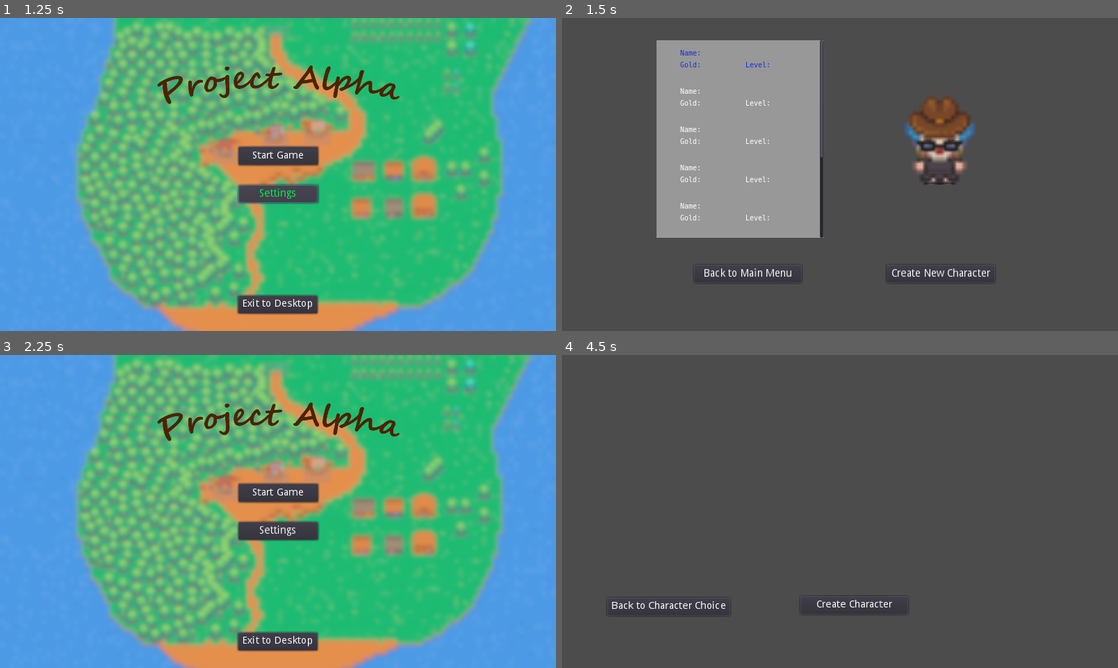
Above: before the commit, frames 1-4 (two rows, left to right).
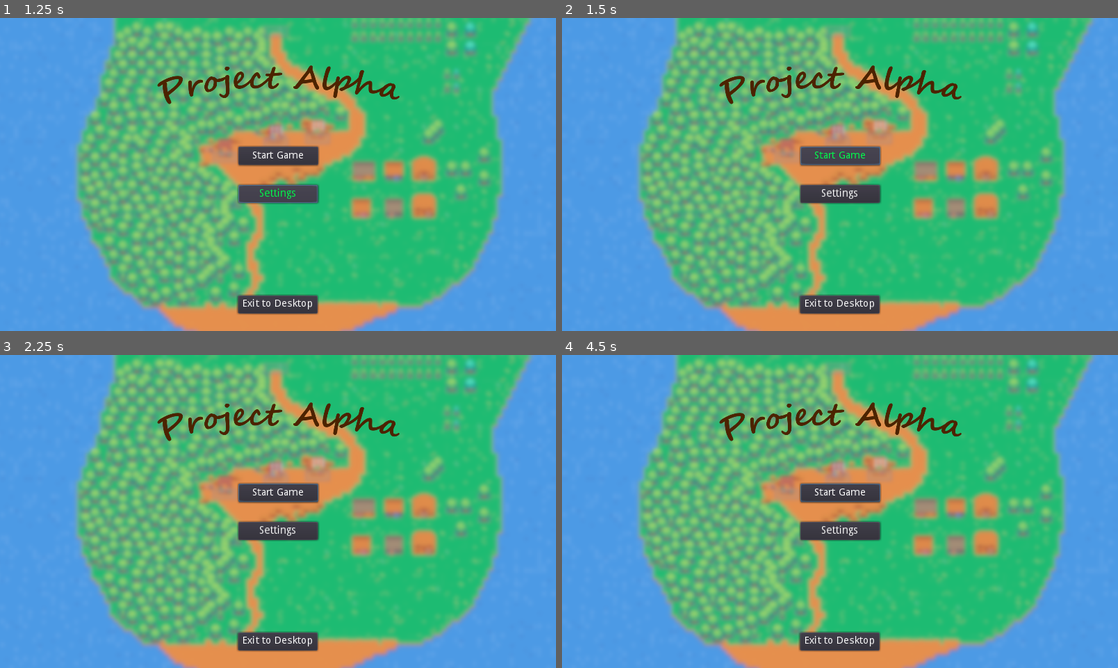
Above: after the commit, the same moments.

Repository: jensbeh/project-se-kassel-project-alpha
Game: Godot game, scene res://scenes/SceneManager.tscn
The game is run twice, just before and just after one commit, with the same random seed, the same clock (stepped at 60 frames per second) and the same inputs.
Inputs (mouse positions are in pixels of both pictures, inside the frame that each line leads up to):
- Up to frame 1 (1.25 s): click "Settings" at 0.5 s
- Up to frame 2 (1.5 s): click "Start Game" at 1.25 s
- Up to frame 3 (2.25 s): click (183, 611) at 2 s, where only the run before the commit has a clickable "Back to Main Menu"
- Up to frame 4 (4.5 s): click "Settings" at 2.75 s; click "Start Game" at 3.5 s; click (940, 611) at 4.25 s, where only the run before the commit has a clickable "Create New Character"

Frame 1 is identical in both runs. In frame 2, 98% of the frame differs, in the area x 0-100%, y 0-100%; in frame 3, less than 0.1%; in frame 4, 98%.

Commit message:
fix: removed some stuff

Diff:
--- a/scenes/CharacterScreen.gd
+++ /dev/null
@@ -1,47 +0,0 @@
-extends Node2D ## TODO: Load Character and show, Create List Items with Font
-
-var selected_character = 0
-onready var list = $ScrollContainer/MarginContainer/CharacterList
-onready var scroll = $ScrollContainer
-
-func _ready():
-	change_menu_color()
-
-func change_menu_color():
-	if list.get_child_count() != 0:
-		list.get_child(selected_character).get_child(0).modulate = Color(0.07, 0.19, 0.86, 1)
-		list.get_child(selected_character).get_child(1).get_child(0).modulate = Color(0.07, 0.19, 0.86, 1)
-		list.get_child(selected_character).get_child(1).get_child(1).modulate = Color(0.07, 0.19, 0.86, 1)
-
-func unchange_menu_color():
-	if list.get_child_count() != 0:
-		list.get_child(selected_character).get_child(0).modulate = Color(1, 1, 1, 1)
-		list.get_child(selected_character).get_child(1).get_child(0).modulate = Color(1, 1, 1, 1)
-		list.get_child(selected_character).get_child(1).get_child(1).modulate = Color(1, 1, 1, 1)
-
-func _on_Back_pressed():
-	get_tree().change_scene("res://scenes/MainMenuScreen.tscn")
-
-func _on_Create_Character_pressed():
-	get_tree().change_scene("res://scenes/CreateCharacter.tscn")
-
-func _input(event):
-	if Input.is_action_just_pressed("ui_down"):
-		unchange_menu_color()
-		if selected_character < list.get_child_count()-1:
-			selected_character = selected_character + 1
-			scroll.set_v_scroll(scroll.get_v_scroll()+70)
-		else:
-			selected_character = list.get_child_count() -1
-		change_menu_color()
-	elif Input.is_action_just_pressed("ui_up"):
-		unchange_menu_color()
-		if selected_character > 0:
-			selected_character = selected_character - 1
-			scroll.set_v_scroll(scroll.get_v_scroll()-70)
-		else:
-			selected_character = 0
-		change_menu_color()
-	elif Input.is_action_just_pressed("enter"):
-		# Choose the Selected Character
-		pass
--- a/scenes/CharacterScreen.tscn
+++ /dev/null
@@ -1,393 +0,0 @@
-[gd_scene load_steps=8 format=2]
-
-[ext_resource path="res://scenes/CharacterScreen.gd" type="Script" id=1]
-[ext_resource path="res://scenes/player/Player.tscn" type="PackedScene" id=2]
-[ext_resource path="res://assets/Hack_Regular.ttf" type="DynamicFontData" id=3]
-
-[sub_resource type="StyleBoxFlat" id=1]
-
-[sub_resource type="DynamicFont" id=4]
-size = 25
-font_data = ExtResource( 3 )
-
-[sub_resource type="Environment" id=2]
-background_mode = 1
-background_color = Color( 0.92549, 0.862745, 0.862745, 1 )
-ambient_light_color = Color( 0.639216, 0.254902, 0.254902, 1 )
-
-[sub_resource type="World" id=3]
-environment = SubResource( 2 )
-
-[node name="CharacterScreen" type="Node2D"]
-script = ExtResource( 1 )
-
-[node name="Create Character" type="Button" parent="."]
-margin_left = 1122.0
-margin_top = 852.0
-margin_right = 1271.0
-margin_bottom = 877.0
-rect_scale = Vector2( 2.5, 2.5 )
-custom_colors/font_color_focus = Color( 1, 1, 1, 1 )
-custom_colors/font_color = Color( 1, 1, 1, 1 )
-custom_colors/font_color_hover = Color( 0, 1, 0.298039, 1 )
-custom_colors/font_color_pressed = Color( 0, 1, 0.298039, 1 )
-text = "Create New Character"
-
-[node name="Back" type="Button" parent="."]
-margin_left = 456.0
-margin_top = 852.0
-margin_right = 605.0
-margin_bottom = 877.0
-rect_scale = Vector2( 2.5, 2.5 )
-custom_colors/font_color_focus = Color( 1, 1, 1, 1 )
-custom_colors/font_color = Color( 1, 1, 1, 1 )
-custom_colors/font_color_hover = Color( 0, 1, 0.298039, 1 )
-custom_colors/font_color_pressed = Color( 0, 1, 0.298039, 1 )
-text = "Back to Main Menu"
-
-[node name="ScrollContainer" type="ScrollContainer" parent="."]
-margin_left = 327.0
-margin_top = 77.0
-margin_right = 903.0
-margin_bottom = 758.0
-custom_styles/bg = SubResource( 1 )
-
-[node name="MarginContainer" type="MarginContainer" parent="ScrollContainer"]
-margin_right = 564.0
-margin_bottom = 1140.0
-size_flags_horizontal = 3
-size_flags_vertical = 3
-custom_constants/margin_right = 80
-custom_constants/margin_top = 30
-custom_constants/margin_left = 80
-
-[node name="CharacterList" type="VBoxContainer" parent="ScrollContainer/MarginContainer"]
-margin_left = 80.0
-margin_top = 30.0
-margin_right = 484.0
-margin_bottom = 1140.0
-custom_constants/separation = 60
-alignment = 1
-
-[node name="VBoxContainer" type="VBoxContainer" parent="ScrollContainer/MarginContainer/CharacterList"]
-margin_right = 404.0
-margin_bottom = 70.0
-custom_constants/separation = 10
-alignment = 1
-
-[node name="Name" type="Label" parent="ScrollContainer/MarginContainer/CharacterList/VBoxContainer"]
-margin_right = 404.0
-margin_bottom = 30.0
-custom_fonts/font = SubResource( 4 )
-text = "Name: "
-
-[node name="HBoxContainer" type="HBoxContainer" parent="ScrollContainer/MarginContainer/CharacterList/VBoxContainer"]
-margin_top = 40.0
-margin_right = 404.0
-margin_bottom = 70.0
-custom_constants/separation = 50
-
-[node name="Gold" type="Label" parent="ScrollContainer/MarginContainer/CharacterList/VBoxContainer/HBoxContainer"]
-margin_right = 177.0
-margin_bottom = 30.0
-size_flags_horizontal = 3
-custom_fonts/font = SubResource( 4 )
-text = "Gold: "
-
-[node name="Level" type="Label" parent="ScrollContainer/MarginContainer/CharacterList/VBoxContainer/HBoxContainer"]
-margin_left = 227.0
-margin_right = 404.0
-margin_bottom = 30.0
-size_flags_horizontal = 3
-custom_fonts/font = SubResource( 4 )
-text = "Level: "
-
-[node name="VBoxContainer2" type="VBoxContainer" parent="ScrollContainer/MarginContainer/CharacterList"]
-margin_top = 130.0
-margin_right = 404.0
-margin_bottom = 200.0
-custom_constants/separation = 10
-alignment = 1
-
-[node name="Name" type="Label" parent="ScrollContainer/MarginContainer/CharacterList/VBoxContainer2"]
-margin_right = 404.0
-margin_bottom = 30.0
-custom_fonts/font = SubResource( 4 )
-text = "Name: "
-
-[node name="HBoxContainer" type="HBoxContainer" parent="ScrollContainer/MarginContainer/CharacterList/VBoxContainer2"]
-margin_top = 40.0
-margin_right = 404.0
-margin_bottom = 70.0
-custom_constants/separation = 50
-
-[node name="Gold" type="Label" parent="ScrollContainer/MarginContainer/CharacterList/VBoxContainer2/HBoxContainer"]
-margin_right = 177.0
-margin_bottom = 30.0
-size_flags_horizontal = 3
-custom_fonts/font = SubResource( 4 )
-text = "Gold: "
-
-[node name="Level" type="Label" parent="ScrollContainer/MarginContainer/CharacterList/VBoxContainer2/HBoxContainer"]
-margin_left = 227.0
-margin_right = 404.0
-margin_bottom = 30.0
-size_flags_horizontal = 3
-custom_fonts/font = SubResource( 4 )
-text = "Level: "
-
-[node name="VBoxContainer3" type="VBoxContainer" parent="ScrollContainer/MarginContainer/CharacterList"]
-margin_top = 260.0
-margin_right = 404.0
-margin_bottom = 330.0
-custom_constants/separation = 10
-alignment = 1
-
-[node name="Name" type="Label" parent="ScrollContainer/MarginContainer/CharacterList/VBoxContainer3"]
-margin_right = 404.0
-margin_bottom = 30.0
-custom_fonts/font = SubResource( 4 )
-text = "Name: "
-
-[node name="HBoxContainer" type="HBoxContainer" parent="ScrollContainer/MarginContainer/CharacterList/VBoxContainer3"]
-margin_top = 40.0
-margin_right = 404.0
-margin_bottom = 70.0
-custom_constants/separation = 50
-
-[node name="Gold" type="Label" parent="ScrollContainer/MarginContainer/CharacterList/VBoxContainer3/HBoxContainer"]
-margin_right = 177.0
-margin_bottom = 30.0
-size_flags_horizontal = 3
-custom_fonts/font = SubResource( 4 )
-text = "Gold: "
-
-[node name="Level" type="Label" parent="ScrollContainer/MarginContainer/CharacterList/VBoxContainer3/HBoxContainer"]
-margin_left = 227.0
-margin_right = 404.0
-margin_bottom = 30.0
-size_flags_horizontal = 3
-custom_fonts/font = SubResource( 4 )
-text = "Level: "
-
-[node name="VBoxContainer4" type="VBoxContainer" parent="ScrollContainer/MarginContainer/CharacterList"]
-margin_top = 390.0
-margin_right = 404.0
-margin_bottom = 460.0
-custom_constants/separation = 10
-alignment = 1
-
-[node name="Name" type="Label" parent="ScrollContainer/MarginContainer/CharacterList/VBoxContainer4"]
-margin_right = 404.0
-margin_bottom = 30.0
-custom_fonts/font = SubResource( 4 )
-text = "Name: "
-
-[node name="HBoxContainer" type="HBoxContainer" parent="ScrollContainer/MarginContainer/CharacterList/VBoxContainer4"]
-margin_top = 40.0
-margin_right = 404.0
-margin_bottom = 70.0
-custom_constants/separation = 50
-
-[node name="Gold" type="Label" parent="ScrollContainer/MarginContainer/CharacterList/VBoxContainer4/HBoxContainer"]
-margin_right = 177.0
-margin_bottom = 30.0
-size_flags_horizontal = 3
-custom_fonts/font = SubResource( 4 )
-text = "Gold: "
-
-[node name="Level" type="Label" parent="ScrollContainer/MarginContainer/CharacterList/VBoxContainer4/HBoxContainer"]
-margin_left = 227.0
-margin_right = 404.0
-margin_bottom = 30.0
-size_flags_horizontal = 3
-custom_fonts/font = SubResource( 4 )
-text = "Level: "
-
-[node name="VBoxContainer5" type="VBoxContainer" parent="ScrollContainer/MarginContainer/CharacterList"]
-margin_top = 520.0
-margin_right = 404.0
-margin_bottom = 590.0
-custom_constants/separation = 10
-alignment = 1
-
-[node name="Name" type="Label" parent="ScrollContainer/MarginContainer/CharacterList/VBoxContainer5"]
-margin_right = 404.0
-margin_bottom = 30.0
-custom_fonts/font = SubResource( 4 )
-text = "Name: "
-
-[node name="HBoxContainer" type="HBoxContainer" parent="ScrollContainer/MarginContainer/CharacterList/VBoxContainer5"]
-margin_top = 40.0
-margin_right = 404.0
-margin_bottom = 70.0
-custom_constants/separation = 50
-
-[node name="Gold" type="Label" parent="ScrollContainer/MarginContainer/CharacterList/VBoxContainer5/HBoxContainer"]
-margin_right = 177.0
-margin_bottom = 30.0
-size_flags_horizontal = 3
-custom_fonts/font = SubResource( 4 )
-text = "Gold: "
-
-[node name="Level" type="Label" parent="ScrollContainer/MarginContainer/CharacterList/VBoxContainer5/HBoxContainer"]
-margin_left = 227.0
-margin_right = 404.0
-margin_bottom = 30.0
-size_flags_horizontal = 3
-custom_fonts/font = SubResource( 4 )
-text = "Level: "
-
-[node name="VBoxContainer6" type="VBoxContainer" parent="ScrollContainer/MarginContainer/CharacterList"]
-margin_top = 650.0
-margin_right = 404.0
-margin_bottom = 720.0
-custom_constants/separation = 10
-alignment = 1
-
-[node name="Name" type="Label" parent="ScrollContainer/MarginContainer/CharacterList/VBoxContainer6"]
-margin_right = 404.0
-margin_bottom = 30.0
-custom_fonts/font = SubResource( 4 )
-text = "Name: "
-
-[node name="HBoxContainer" type="HBoxContainer" parent="ScrollContainer/MarginContainer/CharacterList/VBoxContainer6"]
-margin_top = 40.0
-margin_right = 404.0
-margin_bottom = 70.0
-custom_constants/separation = 50
-
-[node name="Gold" type="Label" parent="ScrollContainer/MarginContainer/CharacterList/VBoxContainer6/HBoxContainer"]
-margin_right = 177.0
-margin_bottom = 30.0
-size_flags_horizontal = 3
-custom_fonts/font = SubResource( 4 )
-text = "Gold: "
-
-[node name="Level" type="Label" parent="ScrollContainer/MarginContainer/CharacterList/VBoxContainer6/HBoxContainer"]
-margin_left = 227.0
-margin_right = 404.0
-margin_bottom = 30.0
-size_flags_horizontal = 3
-custom_fonts/font = SubResource( 4 )
-text = "Level: "
-
-[node name="VBoxContainer7" type="VBoxContainer" parent="ScrollContainer/MarginContainer/CharacterList"]
-margin_top = 780.0
-margin_right = 404.0
-margin_bottom = 850.0
-custom_constants/separation = 10
-alignment = 1
-
-[node name="Name" type="Label" parent="ScrollContainer/MarginContainer/CharacterList/VBoxContainer7"]
-margin_right = 404.0
-margin_bottom = 30.0
-custom_fonts/font = SubResource( 4 )
-text = "Name: "
-
-[node name="HBoxContainer" type="HBoxContainer" parent="ScrollContainer/MarginContainer/CharacterList/VBoxContainer7"]
-margin_top = 40.0
-margin_right = 404.0
-margin_bottom = 70.0
-custom_constants/separation = 50
-
-[node name="Gold" type="Label" parent="ScrollContainer/MarginContainer/CharacterList/VBoxContainer7/HBoxContainer"]
-margin_right = 177.0
-margin_bottom = 30.0
-size_flags_horizontal = 3
-custom_fonts/font = SubResource( 4 )
-text = "Gold: "
-
-[node name="Level" type="Label" parent="ScrollContainer/MarginContainer/CharacterList/VBoxContainer7/HBoxContainer"]
-margin_left = 227.0
-margin_right = 404.0
-margin_bottom = 30.0
-size_flags_horizontal = 3
-custom_fonts/font = SubResource( 4 )
-text = "Level: "
-
-[node name="VBoxContainer8" type="VBoxContainer" parent="ScrollContainer/MarginContainer/CharacterList"]
-margin_top = 910.0
-margin_right = 404.0
-margin_bottom = 980.0
-custom_constants/separation = 10
-alignment = 1
-
-[node name="Name" type="Label" parent="ScrollContainer/MarginContainer/CharacterList/VBoxContainer8"]
-margin_right = 404.0
-margin_bottom = 30.0
-custom_fonts/font = SubResource( 4 )
-text = "Name: "
-
-[node name="HBoxContainer" type="HBoxContainer" parent="ScrollContainer/MarginContainer/CharacterList/VBoxContainer8"]
-margin_top = 40.0
-margin_right = 404.0
-margin_bottom = 70.0
-custom_constants/separation = 50
-
-[node name="Gold" type="Label" parent="ScrollContainer/MarginContainer/CharacterList/VBoxContainer8/HBoxContainer"]
-margin_right = 177.0
-margin_bottom = 30.0
-size_flags_horizontal = 3
-custom_fonts/font = SubResource( 4 )
-text = "Gold: "
-
-[node name="Level" type="Label" parent="ScrollContainer/MarginContainer/CharacterList/VBoxContainer8/HBoxContainer"]
-margin_left = 227.0
-margin_right = 404.0
-margin_bottom = 30.0
-size_flags_horizontal = 3
-custom_fonts/font = SubResource( 4 )
-text = "Level: "
-
-[node name="VBoxContainer9" type="VBoxContainer" parent="ScrollContainer/MarginContainer/CharacterList"]
-margin_top = 1040.0
-margin_right = 404.0
-margin_bottom = 1110.0
-custom_constants/separation = 10
-alignment = 1
-
-[node name="Name" type="Label" parent="ScrollContainer/MarginContainer/CharacterList/VBoxContainer9"]
-margin_right = 404.0
-margin_bottom = 30.0
-custom_fonts/font = SubResource( 4 )
-text = "Name: "
-
-[node name="HBoxContainer" type="HBoxContainer" parent="ScrollContainer/MarginContainer/CharacterList/VBoxContainer9"]
-margin_top = 40.0
-margin_right = 404.0
-margin_bottom = 70.0
-custom_constants/separation = 50
-
-[node name="Gold" type="Label" parent="ScrollContainer/MarginContainer/CharacterList/VBoxContainer9/HBoxContainer"]
-margin_right = 177.0
-margin_bottom = 30.0
-size_flags_horizontal = 3
-custom_fonts/font = SubResource( 4 )
-text = "Gold: "
-
-[node name="Level" type="Label" parent="ScrollContainer/MarginContainer/CharacterList/VBoxContainer9/HBoxContainer"]
-margin_left = 227.0
-margin_right = 404.0
-margin_bottom = 30.0
-size_flags_horizontal = 3
-custom_fonts/font = SubResource( 4 )
-text = "Level: "
-
-[node name="ViewportContainer" type="ViewportContainer" parent="."]
-margin_left = 948.0
-margin_top = 87.0
-margin_right = 1448.0
-margin_bottom = 747.0
-
-[node name="Viewport" type="Viewport" parent="ViewportContainer"]
-size = Vector2( 500, 660 )
-world = SubResource( 3 )
-handle_input_locally = false
-render_target_update_mode = 3
-
-[node name="Player" parent="ViewportContainer/Viewport" instance=ExtResource( 2 )]
-scale = Vector2( 4, 4 )
-
-[connection signal="pressed" from="Create Character" to="." method="_on_Create_Character_pressed"]
-[connection signal="pressed" from="Back" to="." method="_on_Back_pressed"]
--- a/scenes/CreateCharacter.gd
+++ /dev/null
@@ -1,13 +0,0 @@
-extends Node2D
-
-
-func _ready():
-	pass # Replace with function body.
-
-
-func _on_Back_pressed():
-	get_tree().change_scene("res://scenes/CharacterScreen.tscn")
-
-
-func _on_Create_Character_pressed():
-	pass # Replace with function body.
--- a/scenes/CreateCharacter.tscn
+++ /dev/null
@@ -1,33 +0,0 @@
-[gd_scene load_steps=2 format=2]
-
-[ext_resource path="res://scenes/CreateCharacter.gd" type="Script" id=1]
-
-[node name="CreateCharacter" type="Node2D"]
-script = ExtResource( 1 )
-
-[node name="Create Character" type="Button" parent="."]
-margin_left = 823.0
-margin_top = 832.0
-margin_right = 972.0
-margin_bottom = 857.0
-rect_scale = Vector2( 2.5, 2.5 )
-custom_colors/font_color_focus = Color( 1, 1, 1, 1 )
-custom_colors/font_color = Color( 1, 1, 1, 1 )
-custom_colors/font_color_hover = Color( 0, 1, 0.298039, 1 )
-custom_colors/font_color_pressed = Color( 0, 1, 0.298039, 1 )
-text = "Create Character"
-
-[node name="Back" type="Button" parent="."]
-margin_left = 156.0
-margin_top = 837.0
-margin_right = 305.0
-margin_bottom = 862.0
-rect_scale = Vector2( 2.5, 2.5 )
-custom_colors/font_color_focus = Color( 1, 1, 1, 1 )
-custom_colors/font_color = Color( 1, 1, 1, 1 )
-custom_colors/font_color_hover = Color( 0, 1, 0.298039, 1 )
-custom_colors/font_color_pressed = Color( 0, 1, 0.298039, 1 )
-text = "Back to Character Choice"
-
-[connection signal="pressed" from="Create Character" to="." method="_on_Create_Character_pressed"]
-[connection signal="pressed" from="Back" to="." method="_on_Back_pressed"]
--- a/scenes/MainMenuScreen.gd
+++ b/scenes/MainMenuScreen.gd
@@ -5,11 +5,13 @@
 
 
 func _on_Start_Game_pressed():
-	get_tree().change_scene("res://scenes/CharacterScreen.tscn")
+	pass
+	#get_tree().change_scene("res://scenes/CharacterScreen.tscn")
 
 
 func _on_Settings_pressed():
-	get_tree().change_scene("")
+	pass
+	#get_tree().change_scene("")
 
 
 func _on_Exit_to_Desktop_pressed():
